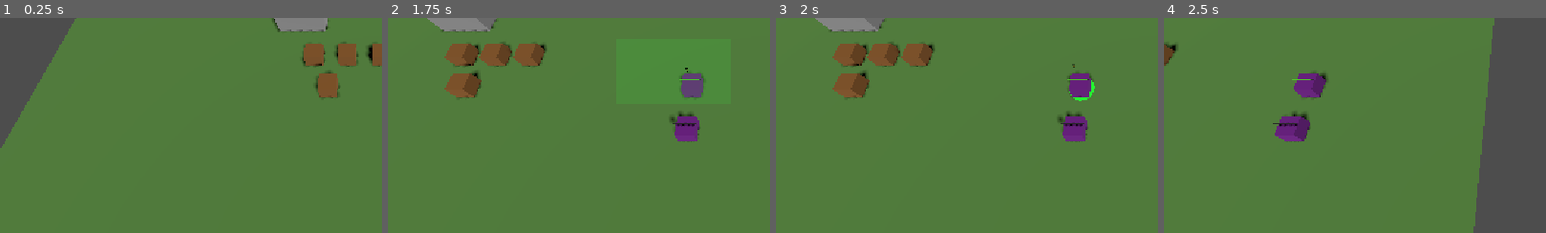
Above: before the commit, frames 1-4 (left to right).
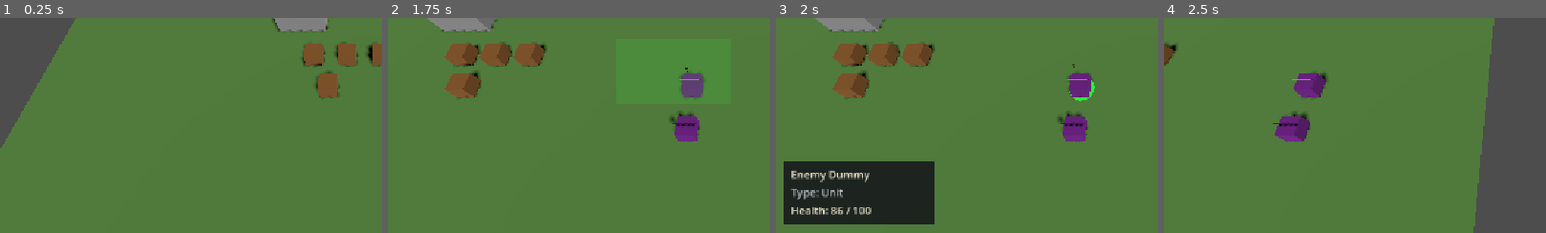
Above: after the commit, the same moments.

Repository: nplvkntx/endless-battle
Game: Godot game, scene res://scenes/main.tscn
Two runs of this game, one before a commit and one after it. Both use one fixed random seed, a clock stepped at 60 frames per second and the inputs below.
Inputs (mouse positions are % of the whole screen's width and height, from its top left):
- Up to frame 1 (0.25 s): no input
- Up to frame 2 (1.75 s): tap Enter at 0.5 s; move the mouse to (72, 45) at 0.52 s; hold Right (ui_right) 0.53-1.25 s; tap B at 0.6 s; click (72, 45) at 0.67 s; drag from (30, 55) to (45, 70) at 1.27 s
- Up to frame 3 (2 s): no input
- Up to frame 4 (2.5 s): move the mouse to (60, 28) at 2.02 s; hold Right (ui_right) from 2.03 s (still down); tap T at 2.1 s; click (60, 28) at 2.17 s
The pictures show only the part of the screen within x 0-50%, y 50-100%; the shares and areas given below are measured in that part.

Frames 1-2 are identical in both runs. In frame 3, 12% of the frame differs, in the area x 2-42%, y 66-96%; in frame 4, nothing differs.

Commit message:
Add selected unit info panel

Diff:
--- a/scenes/main.tscn
+++ b/scenes/main.tscn
@@ -8,6 +8,7 @@
 [ext_resource type="Script" path="res://scripts/ui/selection_box.gd" id="6_selection_box"]
 [ext_resource type="Script" path="res://scripts/ui/resource_bar.gd" id="7_resource_bar"]
 [ext_resource type="Script" path="res://scripts/ui/build_commands.gd" id="12_build_commands"]
+[ext_resource type="Script" path="res://scripts/ui/selection_info_panel.gd" id="16_selection_info_panel"]
 [ext_resource type="PackedScene" path="res://scenes/units/worker.tscn" id="4_worker"]
 [ext_resource type="PackedScene" path="res://scenes/resources/gold_mine.tscn" id="8_gold_mine"]
 [ext_resource type="PackedScene" path="res://scenes/resources/tree.tscn" id="9_tree"]
@@ -21,6 +22,13 @@
 content_margin_top = 6.0
 content_margin_right = 12.0
 content_margin_bottom = 6.0
+
+[sub_resource type="StyleBoxFlat" id="StyleBoxFlat_selection_info"]
+bg_color = Color(0.08, 0.08, 0.1, 0.85)
+content_margin_left = 12.0
+content_margin_top = 8.0
+content_margin_right = 12.0
+content_margin_bottom = 8.0
 
 [sub_resource type="StandardMaterial3D" id="StandardMaterial3D_ground"]
 albedo_color = Color(0.35, 0.55, 0.25, 1)
@@ -82,6 +90,41 @@
 layout_mode = 2
 theme_override_colors/font_color = Color(0.95, 0.92, 0.82, 1)
 text = "Gold: 500 | Wood: 300 | Food: 5/15"
+
+[node name="SelectionInfoPanel" type="PanelContainer" parent="GameUI"]
+anchors_preset = 2
+anchor_top = 1.0
+anchor_bottom = 1.0
+offset_left = 12.0
+offset_top = -108.0
+offset_right = 240.0
+offset_bottom = -12.0
+grow_vertical = 0
+mouse_filter = 2
+theme_override_styles/panel = SubResource("StyleBoxFlat_selection_info")
+script = ExtResource("16_selection_info_panel")
+
+[node name="MarginContainer" type="MarginContainer" parent="GameUI/SelectionInfoPanel"]
+layout_mode = 2
+
+[node name="VBoxContainer" type="VBoxContainer" parent="GameUI/SelectionInfoPanel/MarginContainer"]
+layout_mode = 2
+theme_override_constants/separation = 4
+
+[node name="NameLabel" type="Label" parent="GameUI/SelectionInfoPanel/MarginContainer/VBoxContainer"]
+layout_mode = 2
+theme_override_colors/font_color = Color(0.95, 0.92, 0.82, 1)
+text = "Unit Name"
+
+[node name="TypeLabel" type="Label" parent="GameUI/SelectionInfoPanel/MarginContainer/VBoxContainer"]
+layout_mode = 2
+theme_override_colors/font_color = Color(0.75, 0.78, 0.82, 1)
+text = "Type: Unit"
+
+[node name="HealthLabel" type="Label" parent="GameUI/SelectionInfoPanel/MarginContainer/VBoxContainer"]
+layout_mode = 2
+theme_override_colors/font_color = Color(0.95, 0.92, 0.82, 1)
+text = "Health: 100 / 100"
 
 [node name="BuildCommands" type="VBoxContainer" parent="GameUI"]
 anchors_preset = 7
--- /dev/null
+++ b/scripts/ui/selection_info_panel.gd
@@ -0,0 +1,146 @@
+extends PanelContainer
+
+## Shows basic name, type, and health info for the current selection.
+
+@export var selection_manager_path: NodePath = "../../SelectionManager"
+
+@onready var _name_label: Label = $MarginContainer/VBoxContainer/NameLabel
+@onready var _type_label: Label = $MarginContainer/VBoxContainer/TypeLabel
+@onready var _health_label: Label = $MarginContainer/VBoxContainer/HealthLabel
+
+var _tracked_health_component: HealthComponent = null
+
+
+func _ready() -> void:
+	visible = false
+
+	var selection_manager: Node = get_node_or_null(selection_manager_path)
+	if selection_manager == null:
+		return
+
+	selection_manager.selection_changed.connect(_on_selection_changed)
+	selection_manager.building_selection_changed.connect(_on_building_selection_changed)
+	_refresh_panel()
+
+
+func _on_selection_changed(_units: Array[Unit]) -> void:
+	_refresh_panel()
+
+
+func _on_building_selection_changed(_building: Building) -> void:
+	_refresh_panel()
+
+
+func _refresh_panel() -> void:
+	_clear_health_tracking()
+
+	var selection_manager: Node = get_node_or_null(selection_manager_path)
+	if selection_manager == null:
+		_hide_panel()
+		return
+
+	var selected_building: Building = selection_manager.selected_building
+	if selected_building != null:
+		_show_building_info(selected_building)
+		return
+
+	var selected_units: Array[Unit] = selection_manager.selected_units
+	if selected_units.is_empty():
+		_hide_panel()
+		return
+
+	if selected_units.size() > 1:
+		_show_multiple_units()
+		return
+
+	_show_unit_info(selected_units[0])
+
+
+func _show_multiple_units() -> void:
+	visible = true
+	_name_label.text = "Multiple units selected"
+	_type_label.visible = false
+	_health_label.visible = false
+
+
+func _show_unit_info(unit: Unit) -> void:
+	var info: Dictionary = _get_unit_info(unit)
+	if info.is_empty():
+		_hide_panel()
+		return
+
+	visible = true
+	_name_label.text = info.name
+	_type_label.text = "Type: %s" % info.type
+	_type_label.visible = true
+	_configure_health_display(unit)
+
+
+func _show_building_info(building: Building) -> void:
+	var info: Dictionary = _get_building_info(building)
+	if info.is_empty():
+		_hide_panel()
+		return
+
+	visible = true
+	_name_label.text = info.name
+	_type_label.text = "Type: %s" % info.type
+	_type_label.visible = true
+	_configure_health_display(building)
+
+
+func _configure_health_display(node: Node) -> void:
+	var health_component: HealthComponent = node.get_node_or_null("HealthComponent") as HealthComponent
+	if health_component == null:
+		_health_label.visible = false
+		return
+
+	_tracked_health_component = health_component
+	health_component.health_changed.connect(_on_tracked_health_changed)
+	_update_health_label(health_component.current_health, health_component.max_health)
+	_health_label.visible = true
+
+
+func _update_health_label(current_health: int, max_health: int) -> void:
+	_health_label.text = "Health: %d / %d" % [current_health, max_health]
+
+
+func _on_tracked_health_changed(current_health: int, max_health: int) -> void:
+	_update_health_label(current_health, max_health)
+
+
+func _clear_health_tracking() -> void:
+	if (
+		_tracked_health_component != null
+		and _tracked_health_component.health_changed.is_connected(_on_tracked_health_changed)
+	):
+		_tracked_health_component.health_changed.disconnect(_on_tracked_health_changed)
+	_tracked_health_component = null
+
+
+func _hide_panel() -> void:
+	visible = false
+
+
+func _get_unit_info(unit: Unit) -> Dictionary:
+	if unit is Swordsman:
+		return {"name": "Swordsman", "type": "Unit"}
+	if unit is Archer:
+		return {"name": "Archer", "type": "Unit"}
+	if unit is Worker:
+		return {"name": "Worker", "type": "Unit"}
+	if unit is EnemyDummy:
+		return {"name": "Enemy Dummy", "type": "Unit"}
+	return {}
+
+
+func _get_building_info(building: Building) -> Dictionary:
+	if building is CommandCenter:
+		return {"name": "Town Center", "type": "Building"}
+	if building is Barracks:
+		return {"name": "Barracks", "type": "Building"}
+	if building is Farm:
+		return {"name": "Farm", "type": "Building"}
+	if building is Tower:
+		return {"name": "Tower", "type": "Building"}
+	return {}
Not shown, added: scripts/ui/selection_info_panel.gd.uid
